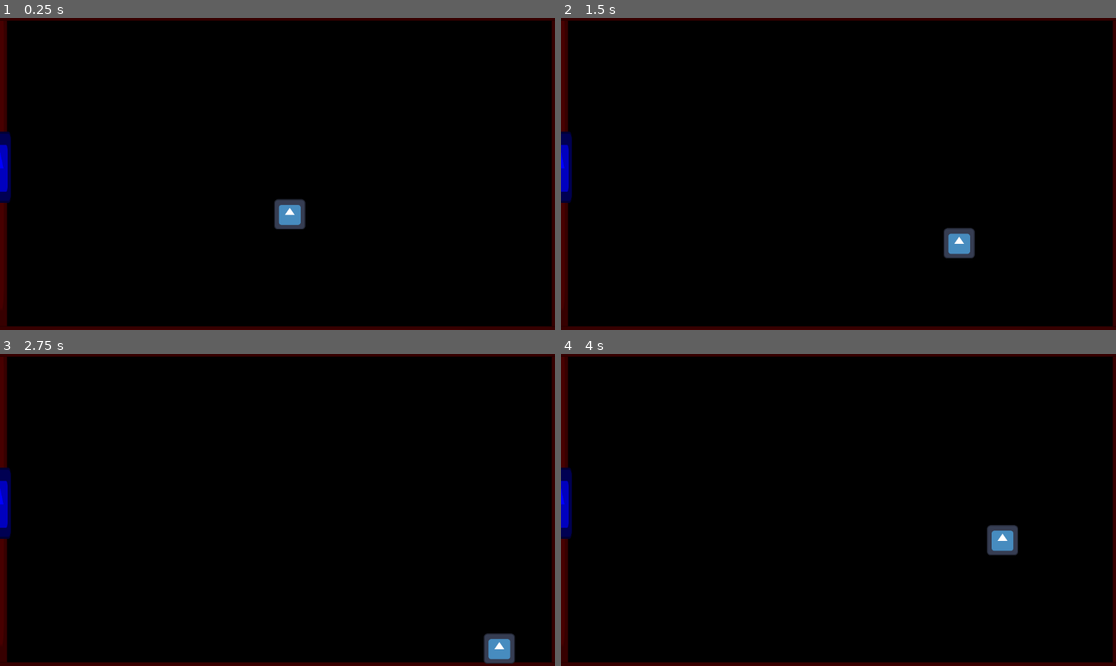
Above: before the commit, frames 1-4 (two rows, left to right).
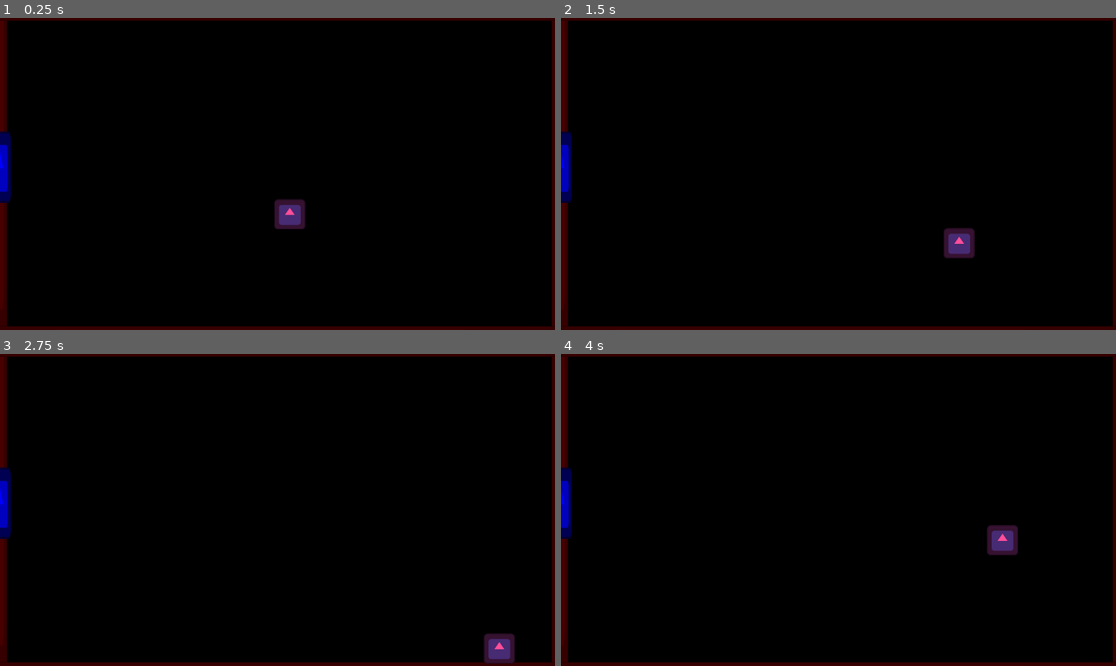
Above: after the commit, the same moments.

Repository: Txavieroliva/Exorcits_Crafting_Souls
Game: Godot game, scene res://scenes/scenery/casa_1/habitaciones/habitación_1.tscn
The game is run twice, just before and just after one commit, with the same random seed, the same clock (stepped at 60 frames per second) and the same inputs. The engine's default icon, where the game draws it, is replaced by a stand-in: a white triangle on a blue panel in a dark square.
Inputs:
- Up to frame 1 (0.25 s): no input
- Up to frame 2 (1.5 s): tap Enter at 0.5 s; hold Right (ui_right) 0.53-1.28 s; hold Down (ui_down) from 1.28 s (still down)
- Up to frame 3 (2.75 s): release Down (ui_down) at 2.03 s; hold Right (ui_right) from 2.03 s (still down)
- Up to frame 4 (4 s): release Right (ui_right) at 2.78 s; hold Up (ui_up) 2.78-3.53 s; hold Left (ui_left) from 3.53 s (still down)

The runs differ from the first frame. In frame 1, 0.5% of the frame differs, in the area x 49-55%, y 58-68%; in frame 2, 0.5%; in frame 3, 0.5%; in frame 4, 0.5%, in the area x 76-83%, y 54-65%.

Commit message:
Se modifica el color del jugador

Diff:
--- a/scenes/player/player.tscn
+++ b/scenes/player/player.tscn
@@ -14,6 +14,7 @@
 shape = SubResource("RectangleShape2D_h7uqc")
 
 [node name="Sprite2D" type="Sprite2D" parent="."]
+modulate = Color(1, 0.30495, 0.600759, 1)
 position = Vector2(-0.5, 0)
 scale = Vector2(0.507813, 0.492188)
 texture = ExtResource("2_si46p")
